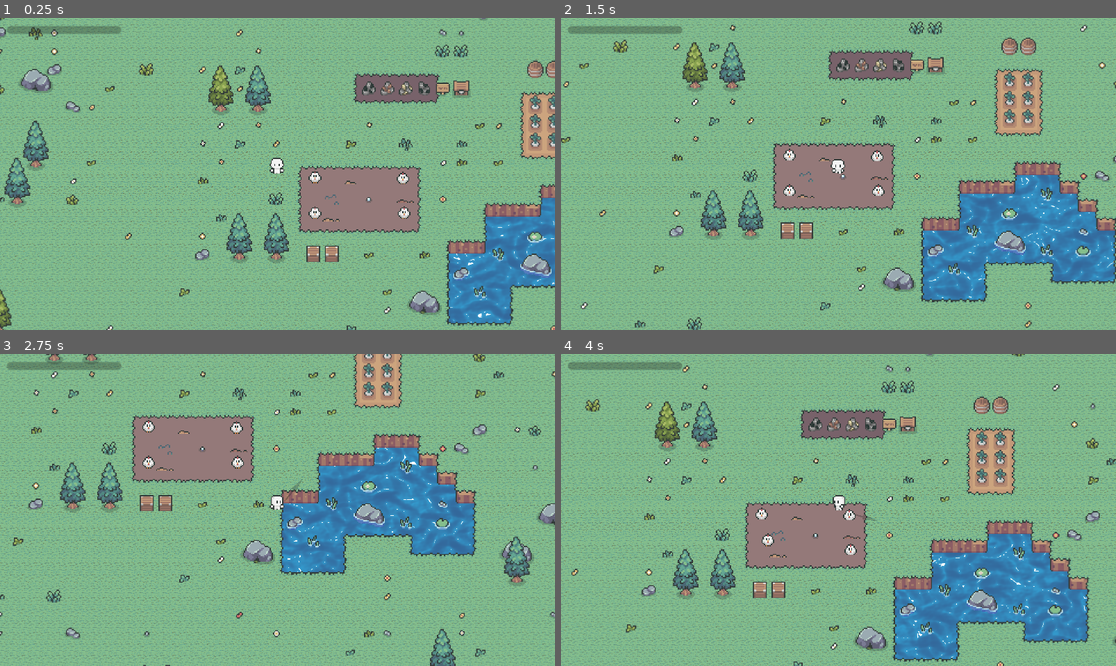
Above: before the commit, frames 1-4 (two rows, left to right).
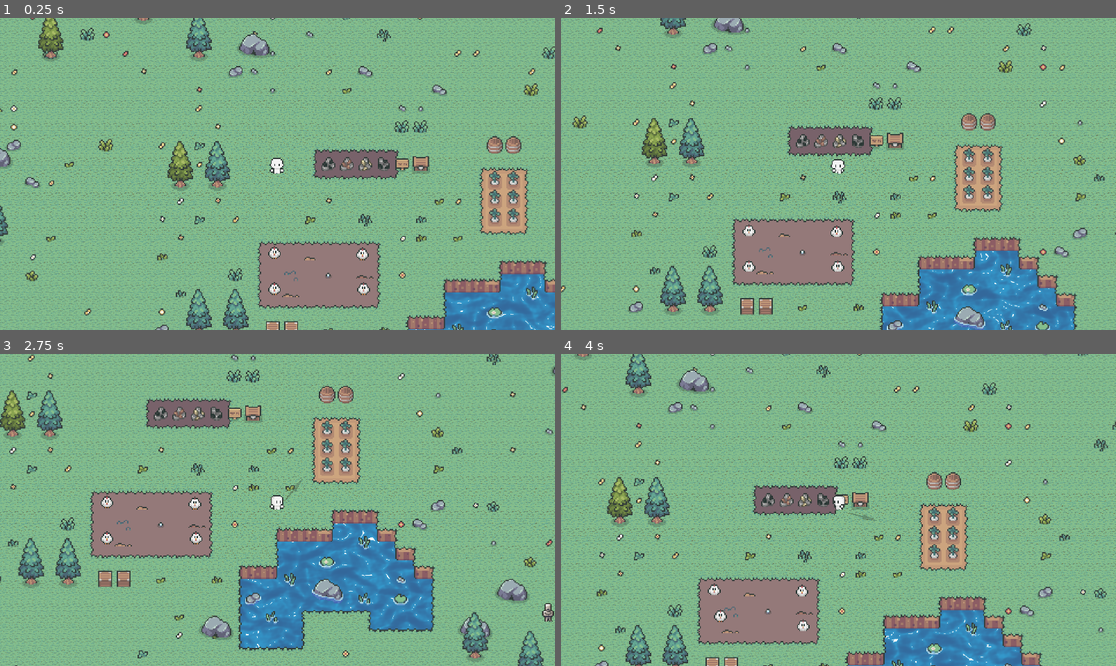
Above: after the commit, the same moments.

Repository: Lord-of-Madness/GameJam2024
Game: Godot game, scene res://Scenes/main_game.tscn
The game is run twice, just before and just after one commit, with the same random seed, the same clock (stepped at 60 frames per second) and the same inputs. The engine's default icon, where the game draws it, is replaced by a stand-in: a white triangle on a blue panel in a dark square.
Inputs (mouse positions are in pixels of both pictures, inside the frame that each line leads up to):
- Up to frame 1 (0.25 s): no input
- Up to frame 2 (1.5 s): tap Enter at 0.5 s; move the mouse to (960, 158) at 0.52 s; hold D (right) 0.53-1.28 s; hold Right mouse button (Aim) 0.53-1.28 s; click (960, 158) at 0.67 s; move the mouse to (727, 189) at 1.27 s; hold S (down) from 1.28 s (still down); right-click (727, 189) at 1.35 s
- Up to frame 3 (2.75 s): move the mouse to (333, 441) at 2.02 s; release S (down) at 2.03 s; hold D (right) from 2.03 s (still down); hold Right mouse button (Aim) from 2.03 s (still down)
- Up to frame 4 (4 s): move the mouse to (810, 572) at 2.77 s; release D (right) at 2.78 s; release Right mouse button (Aim) at 2.78 s; hold W (up) 2.78-3.53 s; right-click (810, 572) at 2.85 s; click (810, 572) at 2.92 s; move the mouse to (1005, 556) at 3.52 s; hold A (left) from 3.53 s (still down); hold Right mouse button (Aim) from 3.53 s (still down)

The runs differ from the first frame. In frame 1, 47% of the frame differs, in the area x 0-100%, y 0-100%; in frame 2, 51%; in frame 3, 53%; in frame 4, 48%.
Error before the commit: Invalid access to property or key 'death_signal' on a base object of type 'null instance'. (res://Scripts/enemy.gd:25)

Commit message:
Adding bloodgrass

Diff:
--- a/Scenes/main_game.gd
+++ b/Scenes/main_game.gd
@@ -8,6 +8,9 @@
 @onready var nighttheme = $NightStreamPlayer
 @onready var daytheme = $DayStreamPlayer
 @export var shutupIamDebugging = false
+
+@onready var grassShader:Shader = preload("res://Scenes/Grass.gdshader")
+@onready var bloodgrassShader:Shader = preload("res://Shaders/BloodGrass.gdshader")
 
 var day = true
 # Called when the node enters the scene tree for the first time.
@@ -47,6 +50,7 @@
 
 	# Night fades in
 	$Dark.get_node("AnimationPlayer").play("fade")
+	get_node("Map/TileMaps/GrassLayer").material.shader = bloodgrassShader
 
 
 
@@ -63,6 +67,7 @@
 	twenn.tween_property(Progress,"offset_top",-37,1.5)
 	twenn.parallel()
 	twenn.tween_property(Progress,"offset_bottom",-37,1.5)
+	get_node("Map/TileMaps/GrassLayer").material.shader = grassShader
 
 	# Night fades away
 	$Dark.get_node("AnimationPlayer").play_backwards("fade")
--- a/Scenes/main_game.tscn
+++ b/Scenes/main_game.tscn
@@ -133,6 +133,7 @@
 [node name="Timer" type="Timer" parent="."]
 
 [node name="BaseCharacter" parent="." instance=ExtResource("9_kdaui")]
+unique_name_in_owner = true
 position = Vector2(-122, 94)
 
 [node name="NightStreamPlayer" type="AudioStreamPlayer" parent="."]
--- /dev/null
+++ b/Shaders/BloodGrass.gdshader
@@ -0,0 +1,125 @@
+shader_type canvas_item;
+render_mode blend_mix;
+
+uniform sampler2D overlay_tex: repeat_enable, filter_nearest;
+uniform float scale = 0.006944444; // calculated by 1/texture size e.g. 1/144
+varying vec2 world_position;
+
+
+uniform bool pixel_mode = true;
+uniform float pixel_amount = 32.0;
+uniform float distortion : hint_range(0.0, 0.1) = 0.01;
+
+/// Noise Texture System
+uniform bool texture_noise_system = true;
+uniform float noise_speed = 1.0;
+uniform int noise_direction : hint_range(-1, 1) = -1;
+uniform sampler2D noise_texture : source_color ,repeat_enable;
+
+/// Worley System
+uniform bool worley_noise_system = false;
+uniform float worley_cell_density = 10.0;
+uniform float worley_speed = 2.0;
+
+/// Bordes Effect
+uniform sampler2D mask_texture : source_color, filter_nearest;
+uniform bool edge_and_mask = false;
+uniform float alpha_value : hint_range(0.0, 1.0) = 1.0;
+
+/// Worley Methods
+vec2 random(vec2 uv) {
+	return vec2(fract(sin(dot(uv.xy,
+		vec2(12.9898,78.233))) * 43758.5453123));
+}
+
+void vertex(){
+	// calculate the world position for use in the fragment shader
+	world_position = (MODEL_MATRIX * vec4(VERTEX, 0.0, 1.0)).xy;
+}
+
+float worley(vec2 uv, float columns, float rows, float time) {
+
+	vec2 index_uv = floor(vec2(uv.x * columns, uv.y * rows));
+	vec2 fract_uv = fract(vec2(uv.x * columns, uv.y * rows));
+
+	float minimum_dist = 1.0;
+
+	for (int y= -1; y <= 1; y++) {
+		for (int x= -1; x <= 1; x++) {
+			vec2 neighbor = vec2(float(x),float(y));
+			vec2 point = random(index_uv + neighbor);
+			point = vec2( cos(time * point.x * worley_speed), sin(time * point.y * worley_speed) ) * 0.5 + 0.5;
+
+			vec2 diff = neighbor + point - fract_uv;
+			float dist = length(diff);
+			minimum_dist = min(minimum_dist, dist);
+		}
+	}
+
+	return minimum_dist;
+}
+
+void fragment() {
+	// only apply overlay_tex on the fully red parts of the original tiles
+	float mix_amount = 1.0;//floor(COLOR.r);
+
+	// sample the overlay_tex using worldPos
+	vec4 overlay_color = texture(overlay_tex, world_position * scale);
+	//&& COLOR.rgb == vec3(133.0,190.0,140.0)
+	// combine original color and overlay color together
+
+
+	vec4 uv_result = vec4(0.0);
+	vec2 uv;
+
+	/// Pixel Mode
+	if (pixel_mode){
+		uv = floor(UV * pixel_amount) / pixel_amount;
+	}else{
+		uv = UV;
+	}
+
+	/// Noise Texture System
+	if (texture_noise_system){
+		vec4 noise_uv = texture(noise_texture, uv + TIME * noise_speed * float(noise_direction));
+		uv_result += noise_uv;
+	}
+
+	/// Worley Noise System
+	if (worley_noise_system){
+		float worley = worley(uv, worley_cell_density, worley_cell_density, TIME);
+		vec4 result = texture(TEXTURE, vec2(worley));
+		uv_result += result;
+	}
+
+	/// Blend
+	vec2 noise_uv = mix(uv, uv_result.rg, distortion);
+
+	if (edge_and_mask){
+		vec4 base = texture(TEXTURE, uv);
+		vec4 blend = texture(mask_texture, noise_uv);
+
+		vec4 final_color = mix(base, blend, blend.a);
+
+		COLOR = final_color;
+		COLOR.a = (texture(TEXTURE, noise_uv).a) * alpha_value;
+	}
+	else
+	{
+		if(COLOR.a==1.0 && COLOR.r == 133.0/255.0 || COLOR.r == 100.0/255.0){
+			COLOR = mix(COLOR, overlay_color, mix_amount);
+			if (COLOR.r==144.0/255.0){
+				COLOR = vec4(190.0/255.0,133.0/255.0,140.0/255.0,1.0);
+			}
+			else if (COLOR.r==132.0/255.0){
+				COLOR = vec4(166.0/255.0,100.0/255.0,147.0/255.0,1.0);
+			}
+			else if (COLOR.r==116.0/255.0){
+				COLOR = vec4(130.0/255.0,96.0/255.0,143.0/255.0,1.0);
+			}
+			//COLOR = texture(overlay_tex, noise_uv);
+			//COLOR.a = (texture(overlay_tex, noise_uv).a) * alpha_value;
+			}
+	}
+
+}
Not shown: 1 places in Scenes/main_game.tscn that only renumber resources
